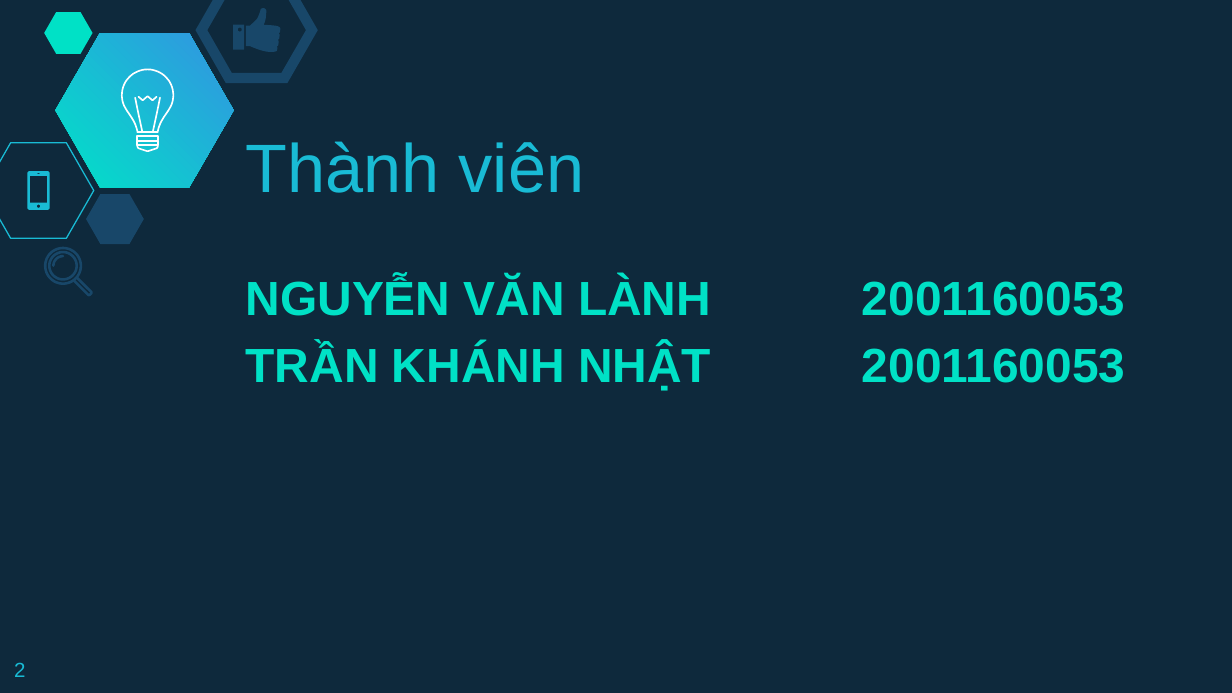
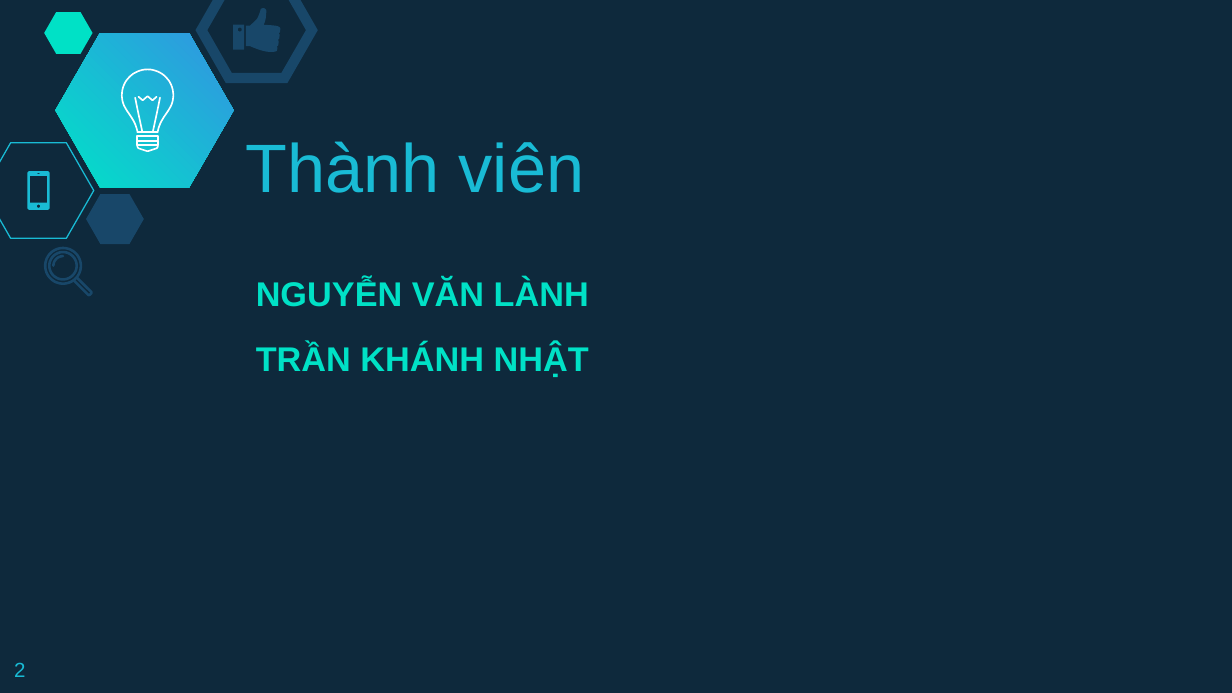
Before and after one commit to kn1171998/QuanLyKhoaHoc, a slide deck: slide 2 of document/DoAnTotNghiep.pptx. Drawn at 1232x693 pixels with LibreOffice and Linux fonts; fonts in the diff are those of the drawing. Boxes give left, top, right and bottom in pixels: in the first picture for what was removed or moved away, otherwise in the second. Text is boxed around its words. In the diff, an @@ line names an element or a change of style, - is before the commit and + after.

```diff
--- a/document/DoAnTotNghiep.pptx
+++ b/document/DoAnTotNghiep.pptx
@@ text at [256, 278, 589, 377]: text changed; size 28 to 20 pt @@
-NGUYỄN VĂN LÀNH 2001160053
-TRẦN KHÁNH NHẬT 2001160053
+NGUYỄN VĂN LÀNH
+TRẦN KHÁNH NHẬT
```
Also in this commit, not shown: 15 other slides changed, 2 slides added, 10 slides removed, 1 other file.
